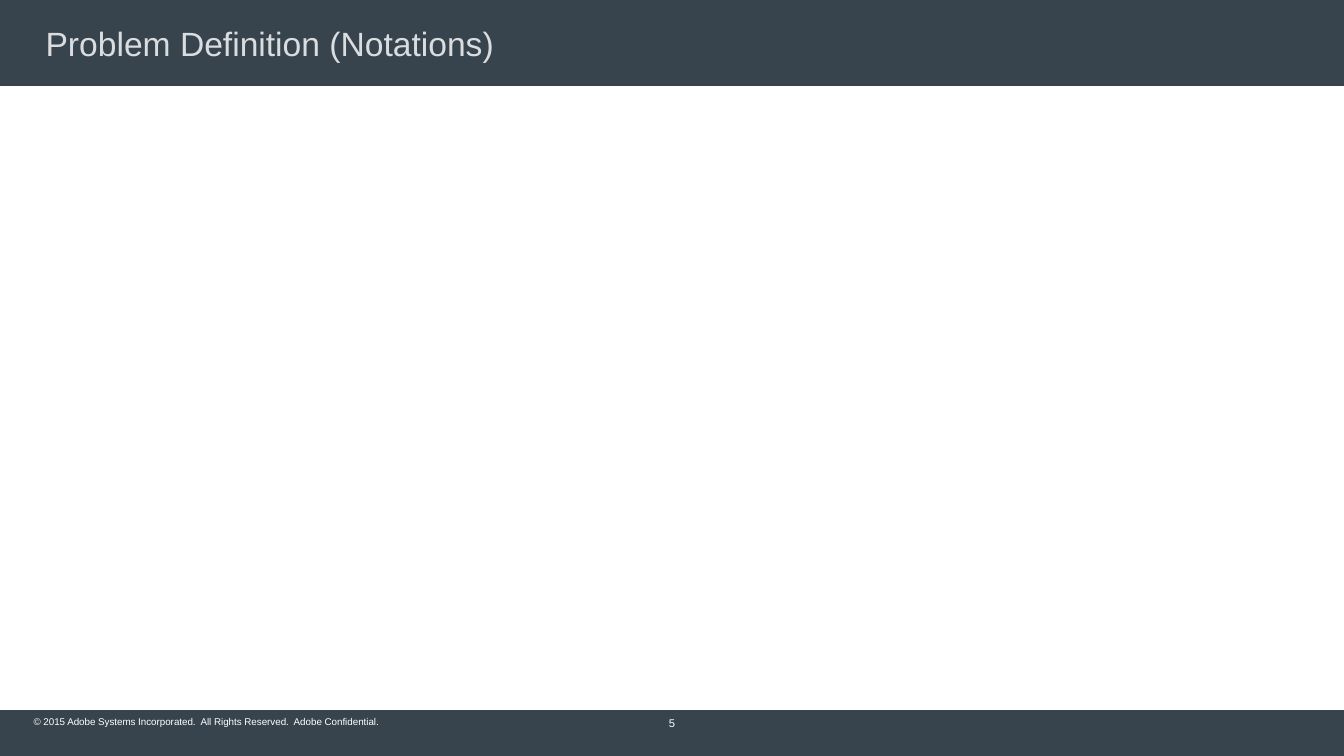
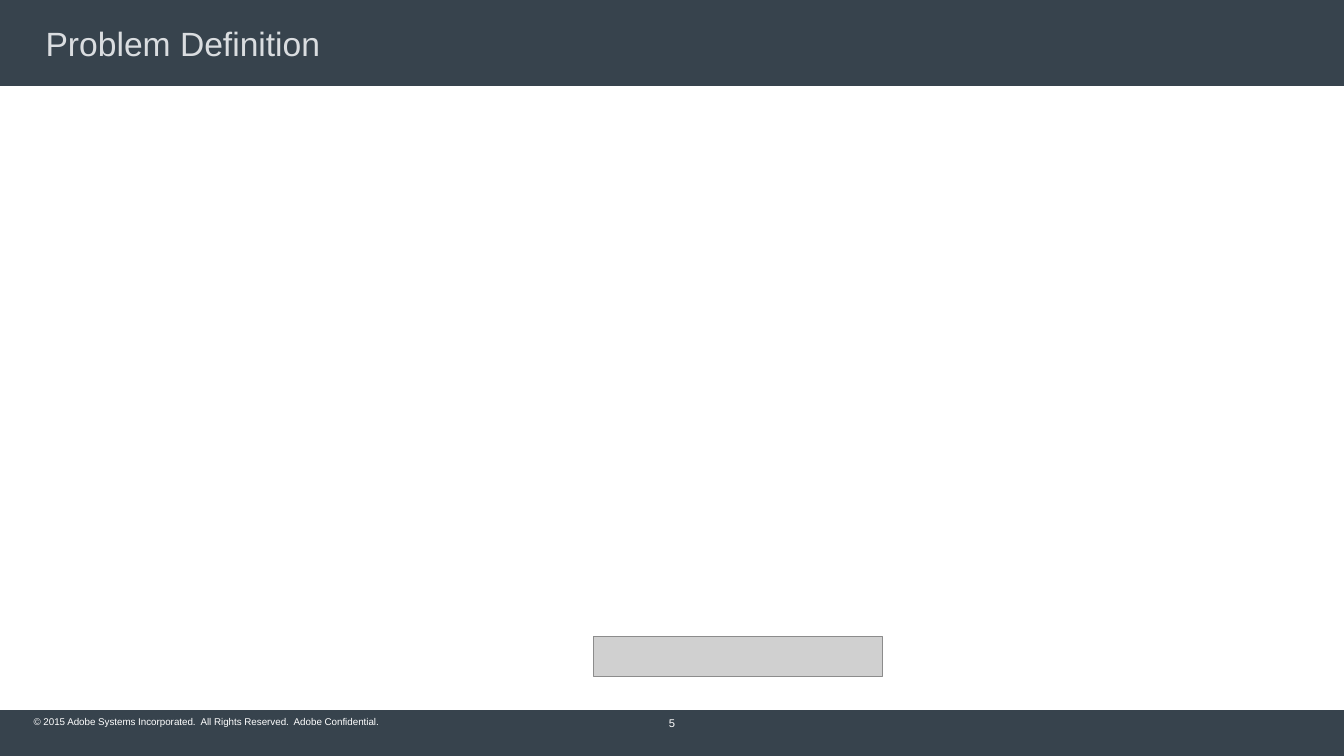
Before and after one commit to Subhojyoti/Adobe_Intern, a slide deck: slide 5 of Adobe PPT/Subho_Inception_talk.pptx. Drawn at 1344x756 pixels with LibreOffice and Linux fonts; fonts in the diff are those of the drawing; grey boxes stand for pictures; background and template pictures are left out. Boxes give left, top, right and bottom in pixels: in the first picture for what was removed or moved away, otherwise in the second. Text is boxed around its words. In the diff, an @@ line names an element or a change of style, - is before the commit and + after.

```diff
--- a/Adobe PPT/Subho_Inception_talk.pptx
+++ b/Adobe PPT/Subho_Inception_talk.pptx
@@ title at [46,31,320,57]: text changed @@
-Problem Definition (Notations)
+Problem Definition
@@ picture added at [594,636,882,677] @@
```
Also in this commit, not shown: 5 other slides changed, 1 slide added, 4 other files.
